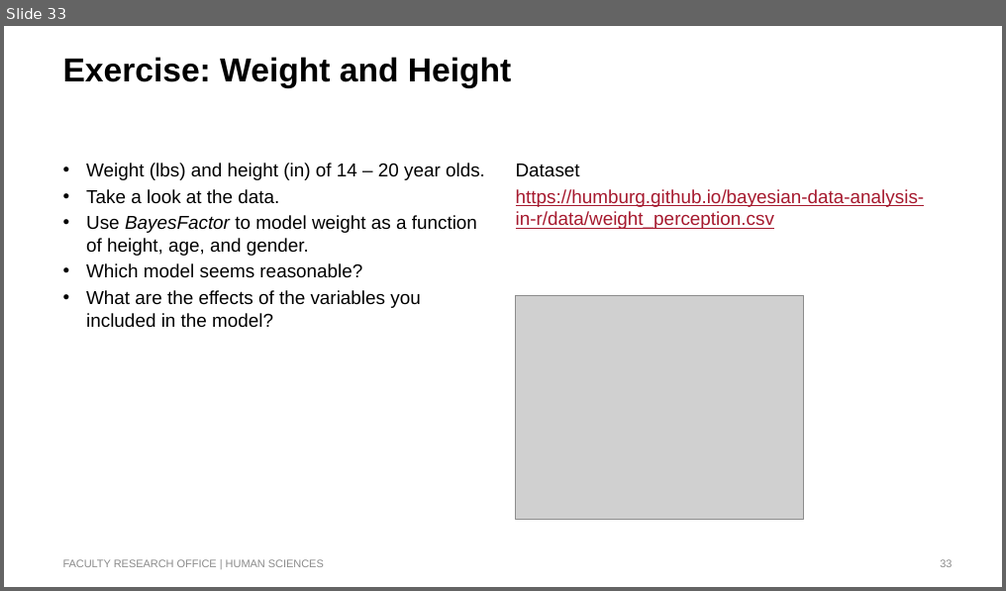
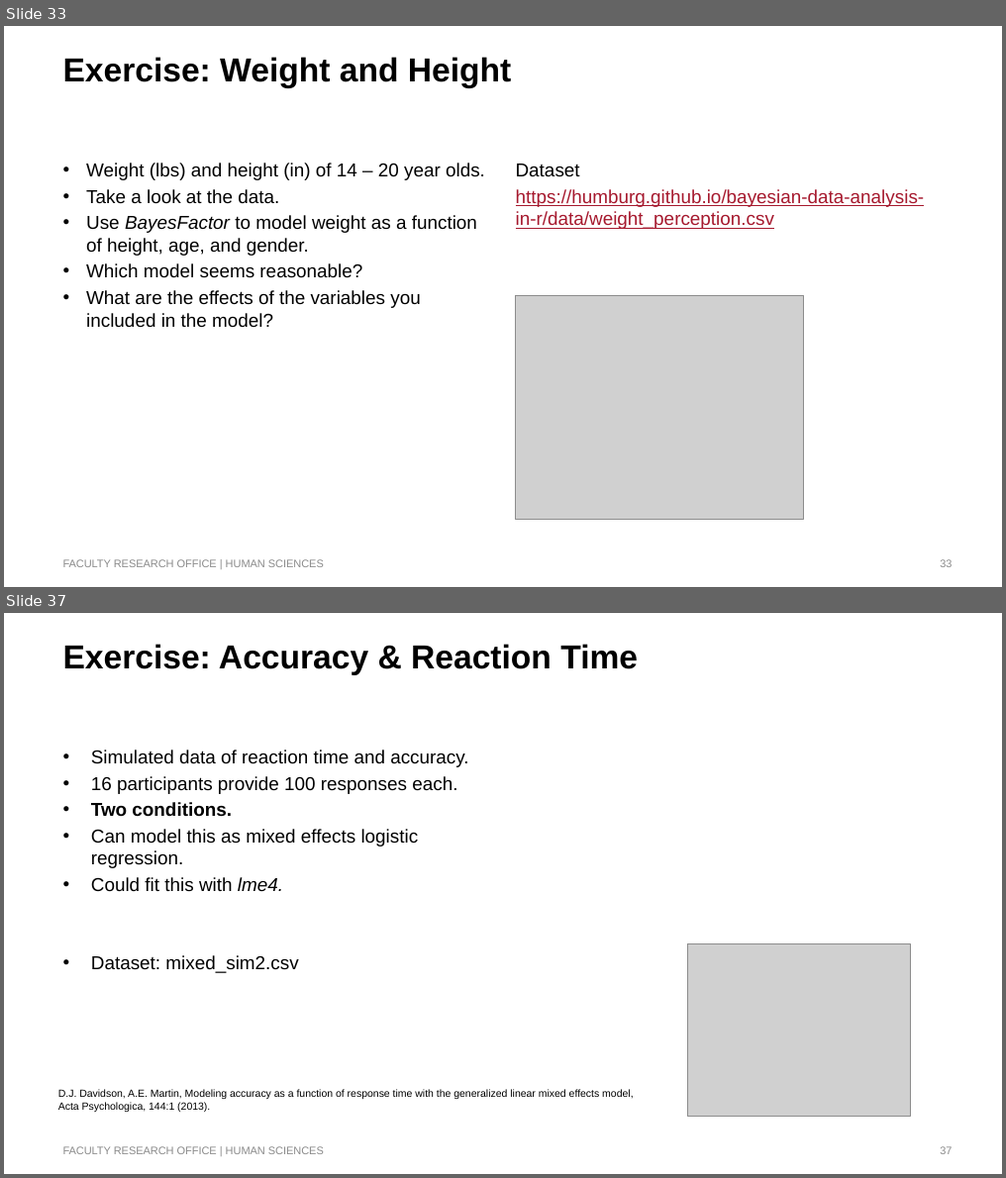
Before and after one commit to humburg/bayesian-data-analysis-in-r, a slide deck: Bayesian Data Analysis in R.pptx. Shown one above the other, each under a label of ours: slide 33 before the commit, slides 33 and 37 after it; the slides between them are not shown. The pictures are 1006x591 and 1006x1178 pixels, drawn with LibreOffice and Linux fonts; fonts in the diff are those of the drawing; grey boxes stand for pictures; background and template pictures are left out. Boxes give left, top, right and bottom in pixels: in the first picture for what was removed or moved away, otherwise in the second. Text is boxed around its words. In the diff, an @@ line names an element or a change of style, - is before the commit and + after.

```diff
--- a/Bayesian Data Analysis in R.pptx
+++ b/Bayesian Data Analysis in R.pptx
@@ slide 37 added at (x1=4, y1=613, x2=1002, y2=1174), background #FFFFFF @@
@@ title added at (x1=63, y1=644, x2=638, y2=675), 32 pt, text #000000, bold @@
+Exercise: Accuracy & Reaction Time
@@ text added at (x1=91, y1=750, x2=468, y2=973), 18 pt, text #000000 @@
+• Simulated data of reaction time and accuracy.
+• 16 participants provide 100 responses each.
+• Two conditions.
+• Can model this as mixed effects logistic regression.
+• Could fit this with lme4.
+• Dataset: mixed_sim2.csv
@@ picture added at (x1=688, y1=944, x2=911, y2=1116) @@
@@ text added at (x1=58, y1=1089, x2=633, y2=1112), 10 pt, text #000000 @@
+D.J. Davidson, A.E. Martin, Modeling accuracy as a function of response time with the generalized linear mixed effects model,
+Acta Psychologica, 144:1 (2013).
@@ text added at (x1=63, y1=1147, x2=324, y2=1155), 10.5 pt, text #8C8C8C @@
+FACULTY RESEARCH OFFICE | HUMAN SCIENCES
@@ page number added at (x1=940, y1=1147, x2=951, y2=1155), 10.5 pt, text #8C8C8C @@
+37
```
Also in this commit, not shown: 1 slide changed, 2 other slides added, 1 slide removed, 8 other files.
